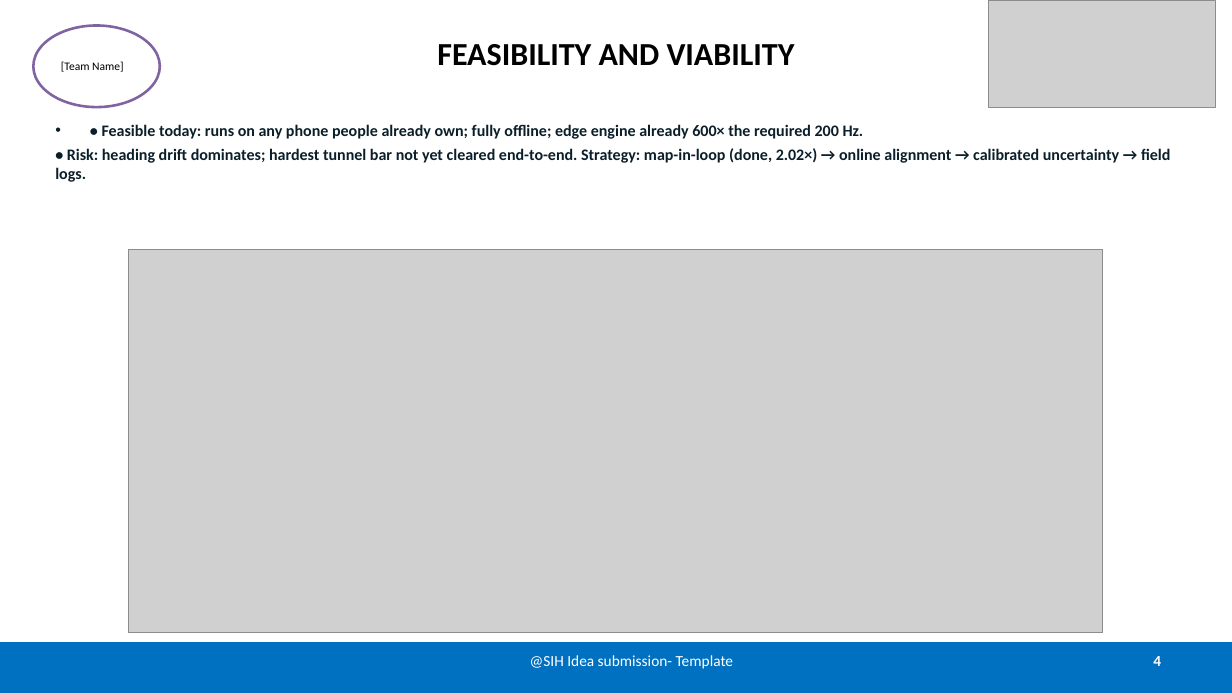
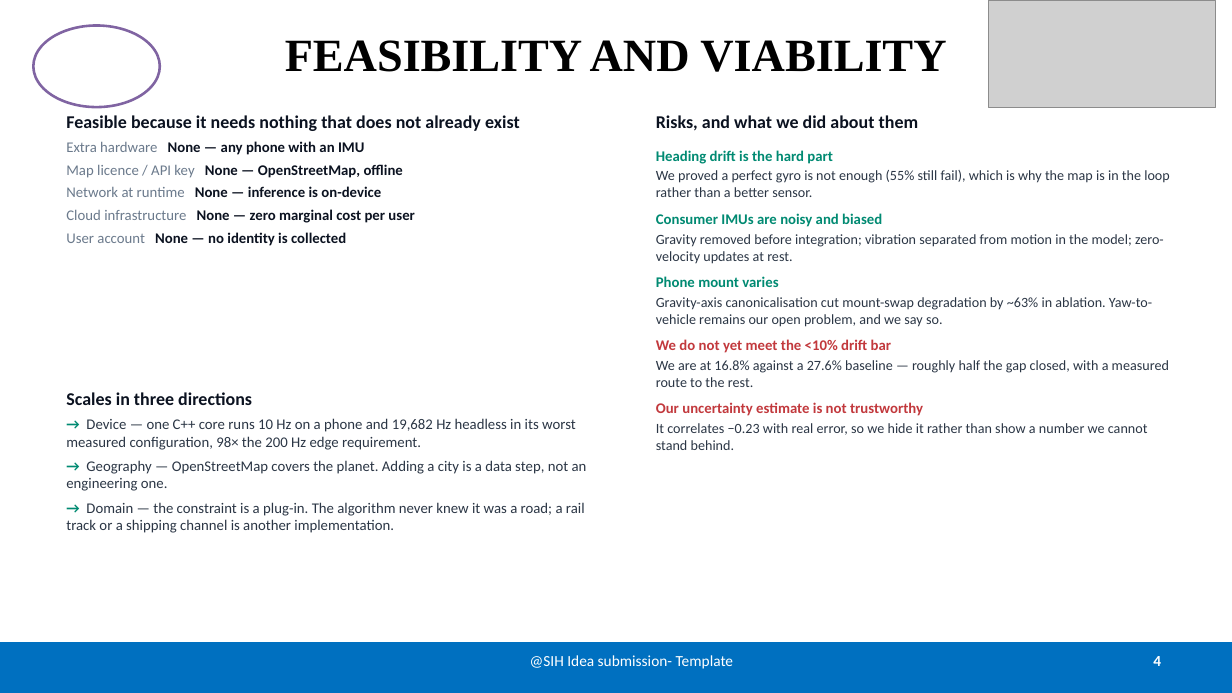
Before and after one commit to dhruva137/coast-, a slide deck: slide 4 of final_demo_pitch/ppt_assets/COAST_SIH2026_IDEA.pptx. Drawn at 1232x693 pixels with LibreOffice and Linux fonts; fonts in the diff are those of the drawing; grey boxes stand for pictures. Boxes give left, top, right and bottom in pixels: in the first picture for what was removed or moved away, otherwise in the second. Text is boxed around its words. In the diff, an @@ line names an element or a change of style, - is before the commit and + after.

```diff
--- a/final_demo_pitch/ppt_assets/COAST_SIH2026_IDEA.pptx
+++ b/final_demo_pitch/ppt_assets/COAST_SIH2026_IDEA.pptx
@@ title "FEASIBILITY AND VIABILITY" at bbox=[285, 40, 946, 72]: size 25 to 36 pt, font Calibri to Times New Roman @@
@@ text in ellipse at bbox=[61, 61, 124, 72]: text removed @@
-[Team Name]
@@ text at bbox=[66, 115, 520, 246]: text changed; size 12.5 to 11.5 pt; text colour #0B1F2A to #0B1220 @@
-• • Feasible today: runs on any phone people already own; fully offline; edge engine already 600× the required 200 Hz.
-• Risk: heading drift dominates; hardest tunnel bar not yet cleared end-to-end. Strategy: map-in-loop (done, 2.02×) → online alignment → calibrated uncertainty → field logs.
+Feasible because it needs nothing that does not already exist
+Extra hardware None — any phone with an IMU
+Map licence / API key None — OpenStreetMap, offline
+Network at runtime None — inference is on-device
+Cloud infrastructure None — zero marginal cost per user
+User account None — no identity is collected
@@ text added at bbox=[656, 115, 1170, 450], 11 pt, text #2B3645 @@
+Risks, and what we did about them
+Heading drift is the hard part
+We proved a perfect gyro is not enough (55% still fail), which is why the map is in the loop rather than a better sensor.
+Consumer IMUs are noisy and biased
+Gravity removed before integration; vibration separated from motion in the model; zero-velocity updates at rest.
+Phone mount varies
+Gravity-axis canonicalisation cut mount-swap degradation by ~63% in ablation. Yaw-to-vehicle remains our open problem, and we say so.
+We do not yet meet the <10% drift bar
+We are at 16.8% against a 27.6% baseline — roughly half the gap closed, with a measured route to the rest.
+Our uncertainty estimate is not trustworthy
+It correlates −0.23 with real error, so we hide it rather than show a number we cannot stand behind.
@@ picture removed at bbox=[128, 250, 1103, 633] @@
@@ text added at bbox=[66, 392, 587, 533], 11.5 pt, text #2B3645 @@
+Scales in three directions
+→ Device — one C++ core runs 10 Hz on a phone and 19,682 Hz headless in its worst measured configuration, 98× the 200 Hz edge requirement.
+→ Geography — OpenStreetMap covers the planet. Adding a city is a data step, not an engineering one.
+→ Domain — the constraint is a plug-in. The algorithm never knew it was a road; a rail track or a shipping channel is another implementation.
```
Also in this commit, not shown: 5 other slides changed, 7 other files.
